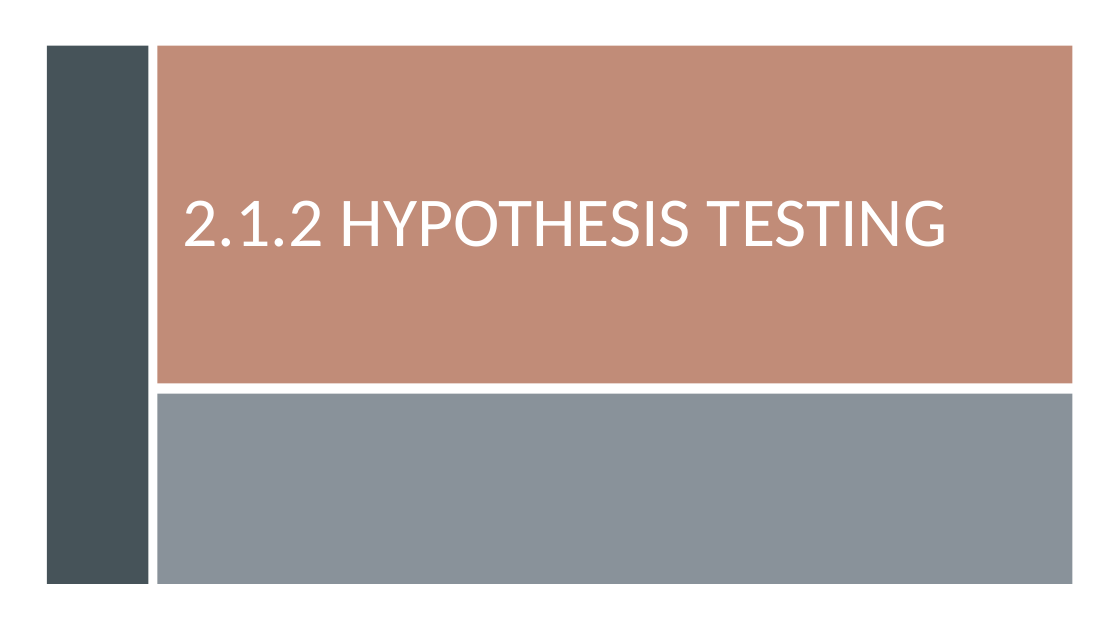
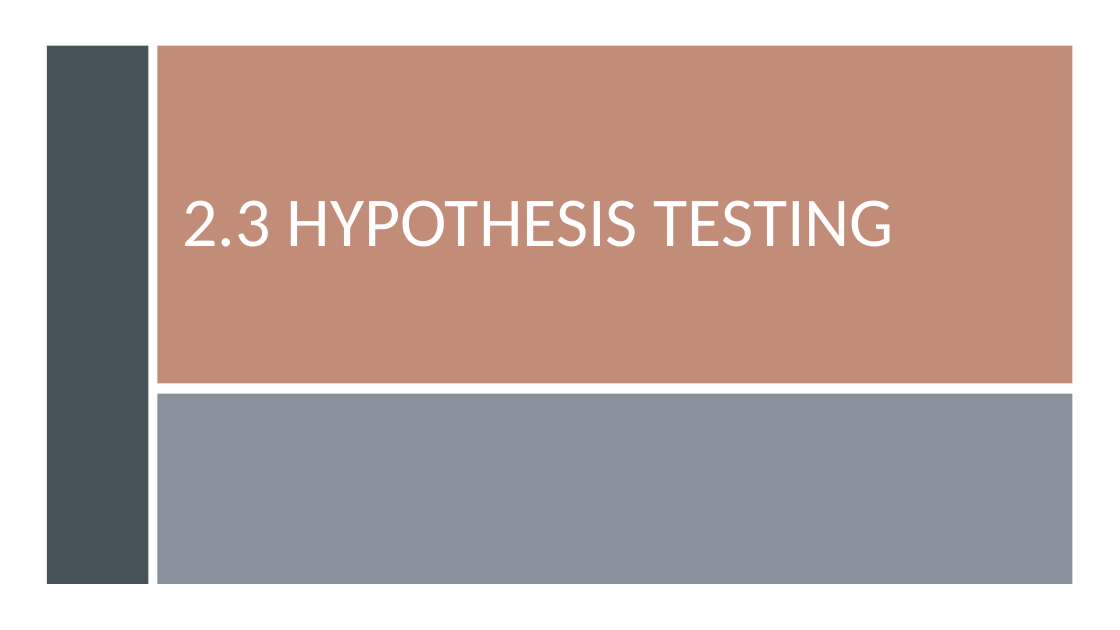
Before and after one commit to gisynw/geog-247, a slide deck: slide 17 of docs/Lectures/Week02/Week02_InferentialStas.pptx (slide 15 before the commit). Drawn at 1120x630 pixels with LibreOffice and Linux fonts; fonts in the diff are those of the drawing. Boxes give left, top, right and bottom in pixels: in the first picture for what was removed or moved away, otherwise in the second. Text is boxed around its words. In the diff, an @@ line names an element or a change of style, - is before the commit and + after.

```diff
--- a/docs/Lectures/Week02/Week02_InferentialStas.pptx
+++ b/docs/Lectures/Week02/Week02_InferentialStas.pptx
@@ title at (182, 200, 894, 247): text changed @@
-2.1.2 HYPOTHESIS TESTING
+2.3 HYPOTHESIS TESTING
```
Also in this commit, not shown: 5 other slides changed, 2 slides added, 6 other files.
